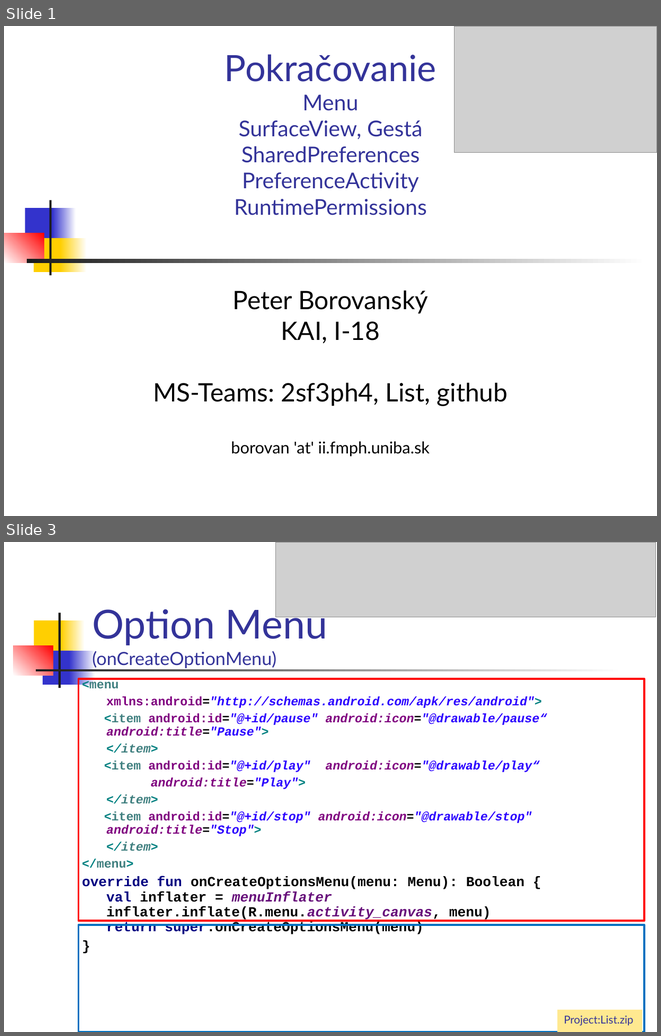
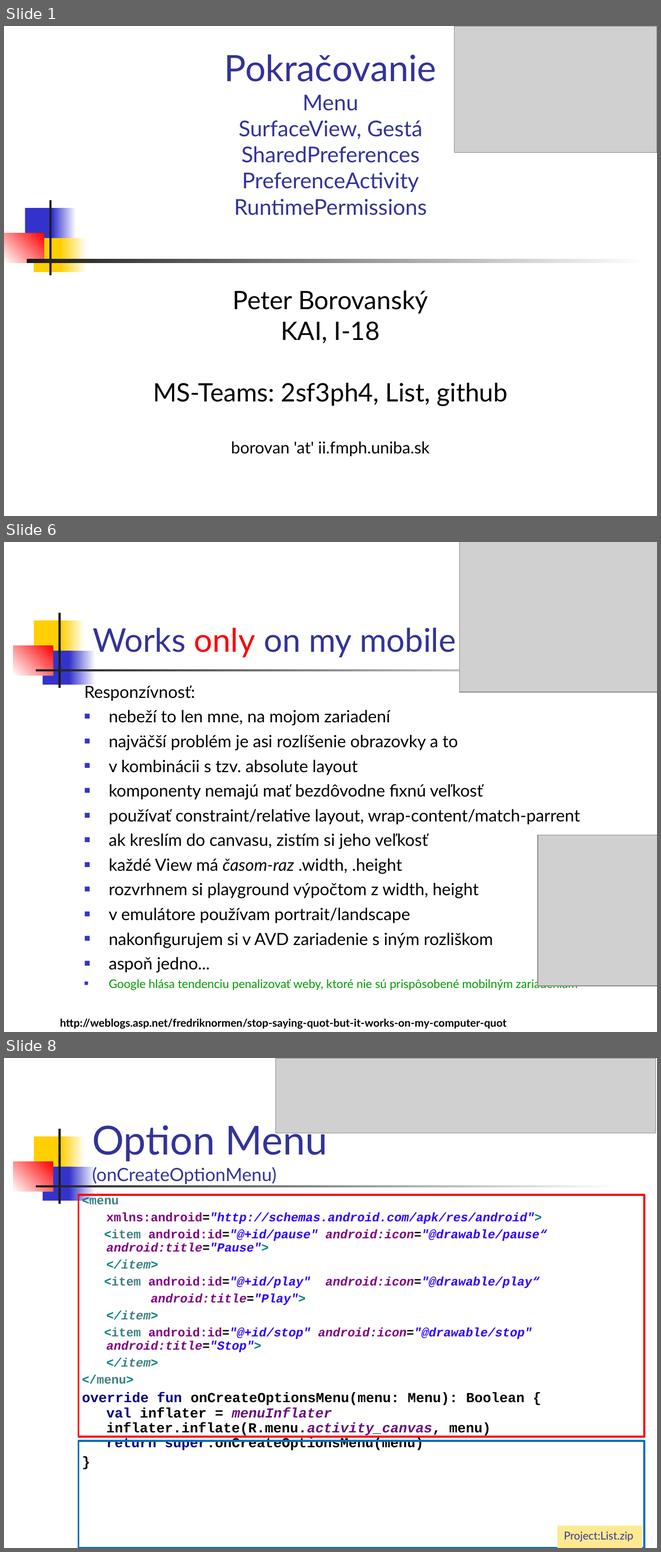
Before and after one commit to vmandro/Prednasky, a slide deck: 05/05_Android.ppt. Shown one above the other, each under a label of ours: slides 1 and 3 before the commit, slides 1, 6 and 8 after it; the slides between them are not shown. The pictures are 661x1036 and 661x1552 pixels, drawn with LibreOffice and Linux fonts; fonts in the diff are those of the drawing; grey boxes stand for pictures. Boxes give left, top, right and bottom in pixels: in the first picture for what was removed or moved away, otherwise in the second. Text is boxed around its words. In the diff, an @@ line names an element or a change of style, - is before the commit and + after.

```diff
--- a/05/05_Android.ppt
+++ b/05/05_Android.ppt
@@ slide 6 added at box(4, 542, 657, 1032), background #FFFFFF; not listed: 7 template elements that a slide beside it also shows @@
@@ picture added at box(460, 542, 657, 692) @@
@@ title added at box(93, 627, 456, 658), 36 pt, text #333399 @@
+Works only on my mobile
@@ text added at box(84, 683, 580, 990), 18.5 pt, text #000000 @@
+Responzívnosť:
+■ nebeží to len mne, na mojom zariadení
+■ najväčší problém je asi rozlíšenie obrazovky a to
+■ v kombinácii s tzv. absolute layout
+■ komponenty nemajú mať bezdôvodne fixnú veľkosť
+■ používať constraint/relative layout, wrap-content/match-parrent
+■ ak kreslím do canvasu, zistím si jeho veľkosť
+■ každé View má časom-raz .width, .height
+■ rozvrhnem si playground výpočtom z width, height
+■ v emulátore používam portrait/landscape
+■ nakonfigurujem si v AVD zariadenie s iným rozliškom
+■ aspoň jedno...
+■ Google hlása tendenciu penalizovať weby, ktoré nie sú prispôsobené mobilným zariadeniam
@@ picture added at box(538, 835, 657, 986) @@
@@ text added at box(60, 1018, 507, 1029), 12 pt, text #000000, bold @@
+http://weblogs.asp.net/fredriknormen/stop-saying-quot-but-it-works-on-my-computer-quot
@@ what was slide 3 is now slide 8 @@
```
Also in this commit, not shown: 4 slides changed, 6 other slides added, 3 other files.
